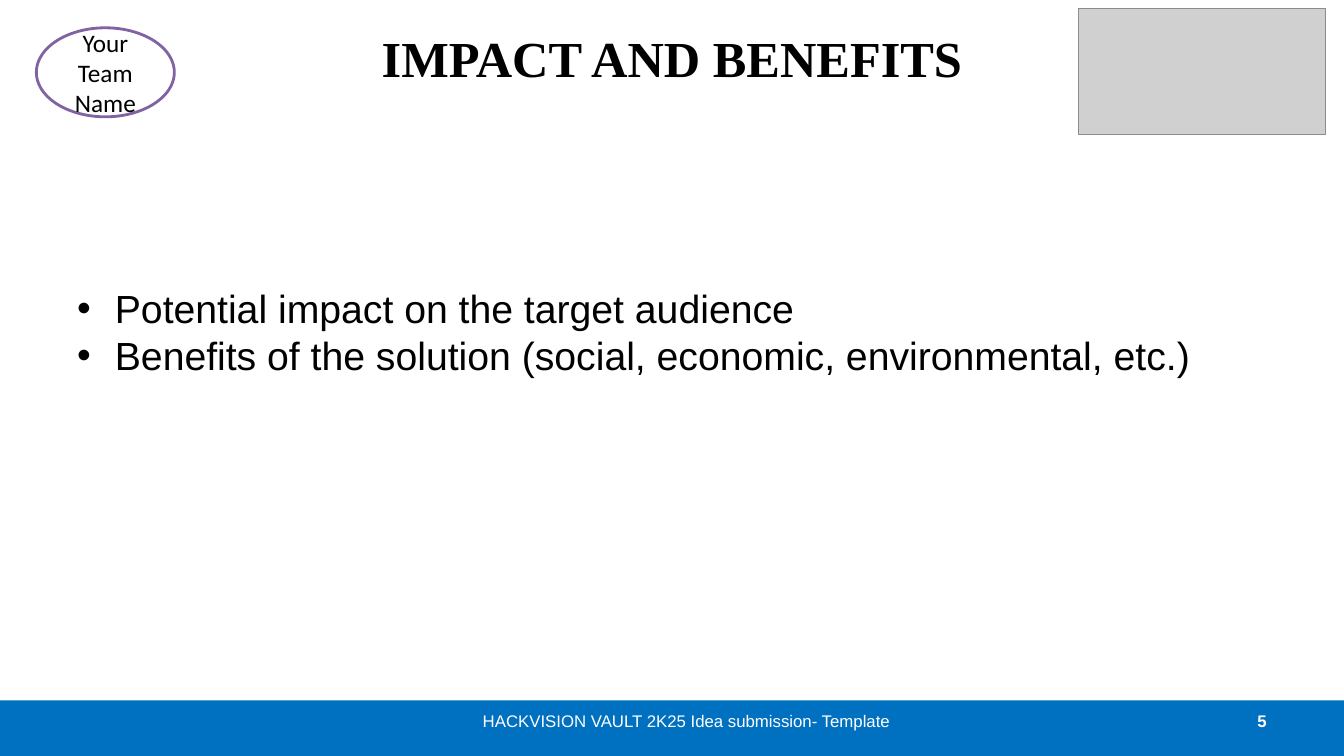
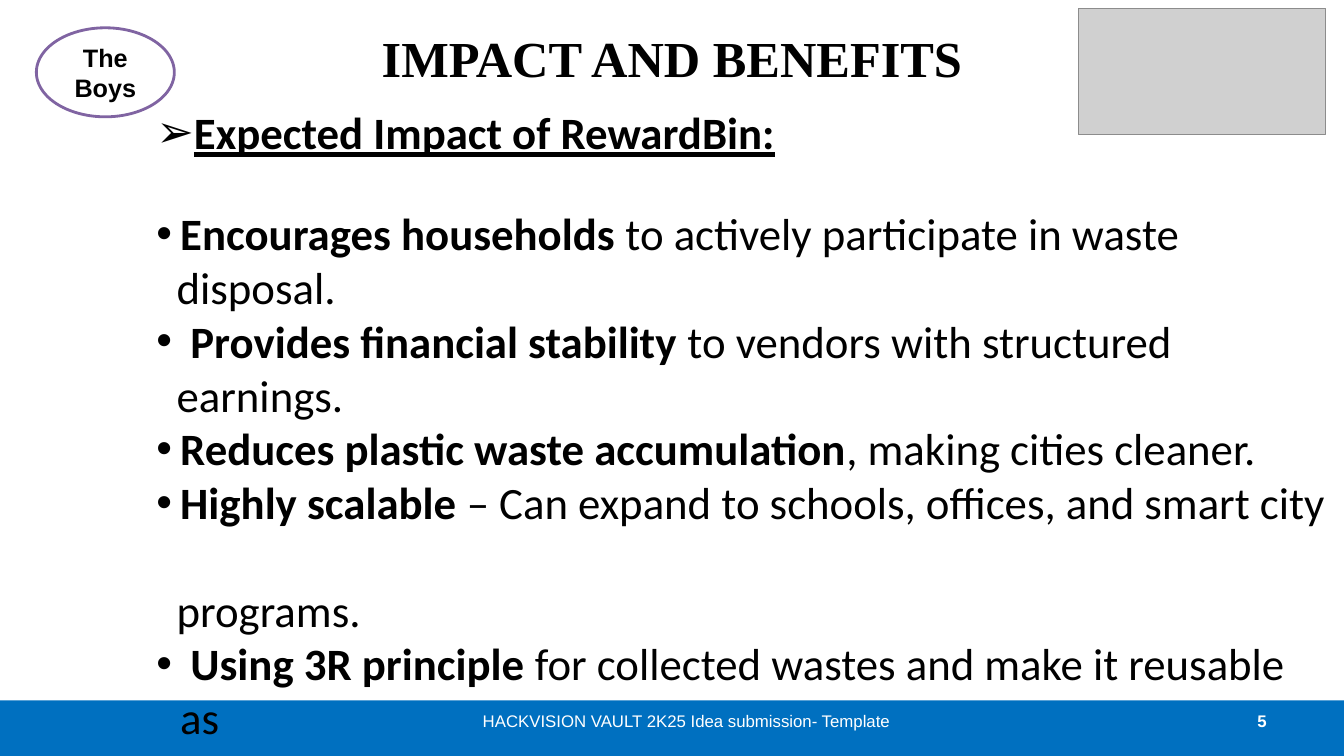
Before and after one commit to vikashkr96/Hackvision-Vault-2k25-Maharishi-Markandeshwar-University, a slide deck: slide 5 of HACKVISION VAULT 2K25_IDEA_Presentation_Format.pptx. Drawn at 1344x756 pixels with LibreOffice and Linux fonts; fonts in the diff are those of the drawing; grey boxes stand for pictures; background and template pictures are left out. Boxes give left, top, right and bottom in pixels: in the first picture for what was removed or moved away, otherwise in the second. Text is boxed around its words. In the diff, an @@ line names an element or a change of style, - is before the commit and + after.

```diff
--- a/HACKVISION VAULT 2K25_IDEA_Presentation_Format.pptx
+++ b/HACKVISION VAULT 2K25_IDEA_Presentation_Format.pptx
@@ text in ellipse at (x1=75, y1=48, x2=137, y2=103): text changed; font Calibri to Arial; bold on @@
-Your Team Name
+The Boys
@@ text added at (x1=177, y1=117, x2=1324, y2=688), 32 pt, text #000000 @@
+➢ Expected Impact of RewardBin:
+• Encourages households to actively participate in waste
+disposal.
+• Provides financial stability to vendors with structured
+earnings.
+• Reduces plastic waste accumulation, making cities cleaner.
+• Highly scalable – Can expand to schools, offices, and smart city
+programs.
+• Using 3R principle for collected wastes and make it reusable as
+possible.
@@ text removed at (x1=115, y1=294, x2=1190, y2=378) @@
-• Potential impact on the target audience
-• Benefits of the solution (social, economic, environmental, etc.)
```
Also in this commit, not shown: 2 other slides changed.
